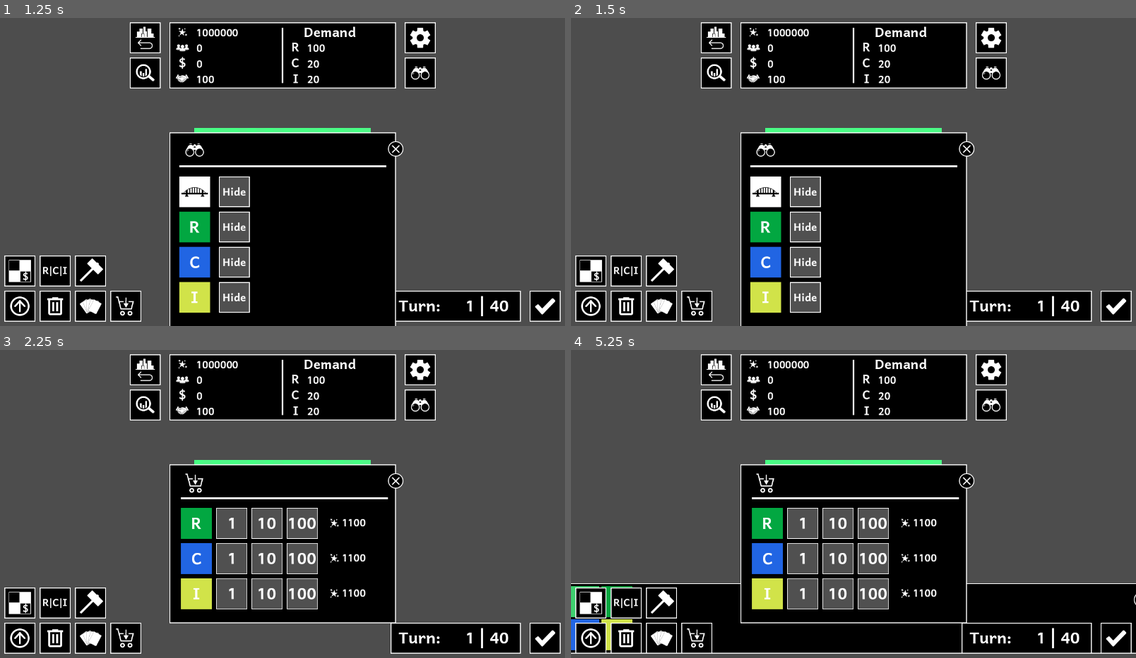
Above: before the commit, frames 1-4 (two rows, left to right).
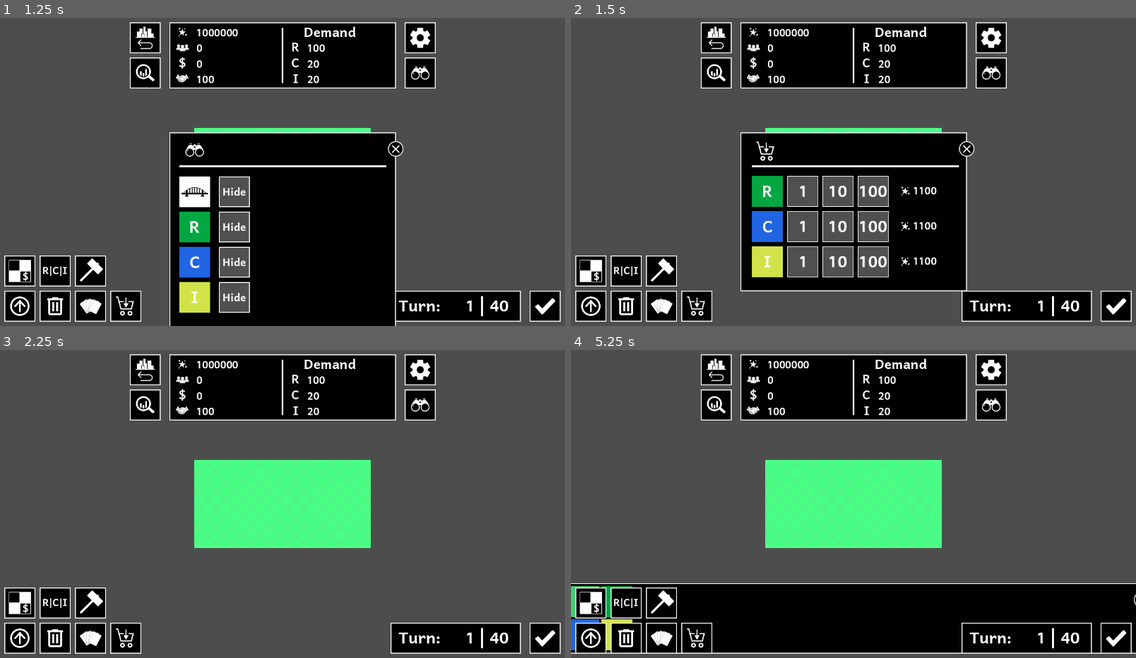
Above: after the commit, the same moments.

Repository: EricBroyles/TheCityPlannersDuelPrototype
Game: Godot game, scene res://Scenes/ChallengeGame.tscn
Two runs of this game, one before a commit and one after it. Both use one fixed random seed, a clock stepped at 60 frames per second and the inputs below. The project has no main scene, so this scene is started directly.
Inputs (mouse positions are in pixels of both pictures, inside the frame that each line leads up to):
- Up to frame 1 (1.25 s): click (418, 73) at 0.5 s
- Up to frame 2 (1.5 s): click (695, 307) at 1.25 s
- Up to frame 3 (2.25 s): click (395, 479) at 2 s
- Up to frame 4 (5.25 s): click (717, 368) at 2.75 s; click (717, 405) at 3.5 s; click (593, 602) at 4.25 s; click (627, 602) at 5 s

Frame 1 is identical in both runs. In frame 2, 11% of the frame differs, in the area x 30-72%, y 40-100%; in frame 3, 18%, in the area x 30-72%, y 37-89%; in frame 4, 16%.

Commit message:
only one center menu opens at a time, the issue with the mouse tracker is due to the UI consuming the button pressed

Diff:
--- a/Scripts/GameboardPlacer.gd
+++ b/Scripts/GameboardPlacer.gd
@@ -35,7 +35,14 @@
 		config_placer(GameData.gameboard_placer_mode, true) # Start
 		active_mode = GameData.gameboard_placer_mode
 
+#func _input(event: InputEvent) -> void:
+	#if event is InputEventMouseButton and event.pressed and event.button_index == GameData.mouse_button_left:
+		#print("fuck me pressed")
 
+# I changed the mouse.filter in BuildPhase, SimPhase, EndPhase to pass.
+func _unhandled_input(event: InputEvent) -> void:
+	if event is InputEventMouseButton and event.pressed and event.button_index == GameData.mouse_button_left:
+		print("pressed")
 
 
 
--- a/Scripts/User Interface/BuildPhaseUserInterface.gd
+++ b/Scripts/User Interface/BuildPhaseUserInterface.gd
@@ -298,10 +298,18 @@
 ## Helpers
 #Toggle: means open if closed, close if open
 func toggle_open_market_menu():
-	open_market_menu.visible = !open_market_menu.visible
+	var new_status: bool = !open_market_menu.visible
+	close_all_center_menus()
+	open_market_menu.visible = new_status
 
 func toggle_view_menu():
-	view_menu.visible = !view_menu.visible
+	var new_status: bool = !view_menu.visible
+	close_all_center_menus()
+	view_menu.visible = new_status
+
+func close_all_center_menus():
+	open_market_menu.visible = false
+	view_menu.visible = false
 
 func update_all_show_hide_buttons():
 	bridge_hide_button.visible = !GameData.hide_bridges
